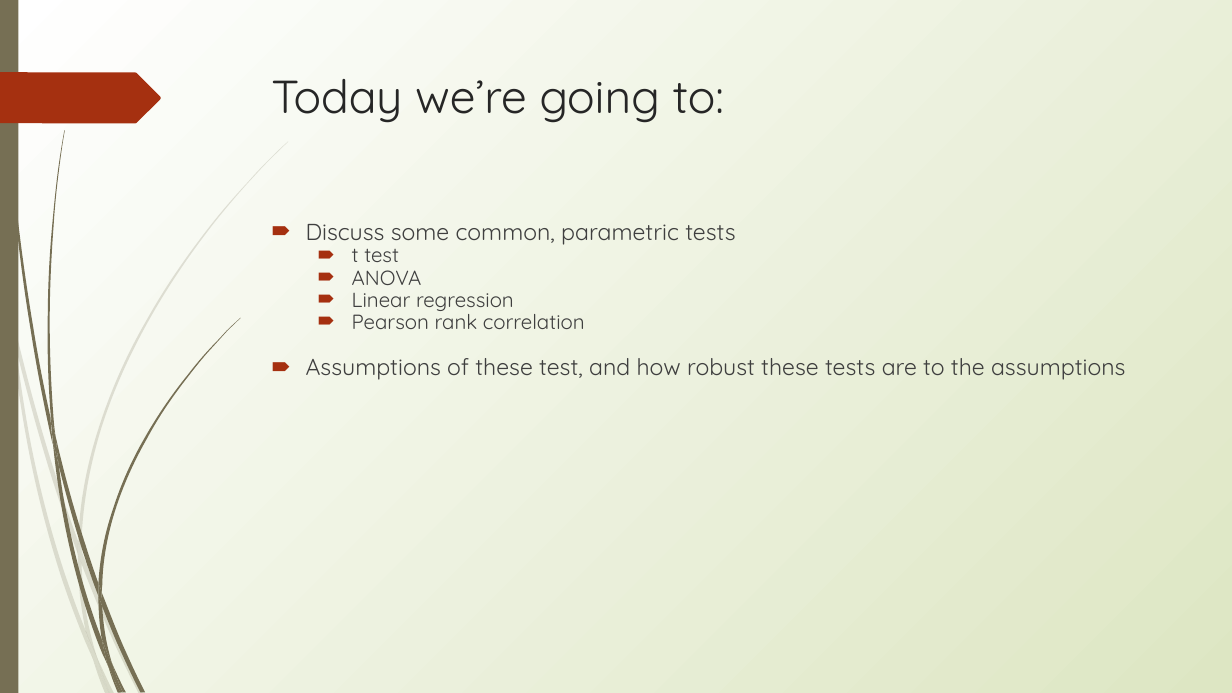
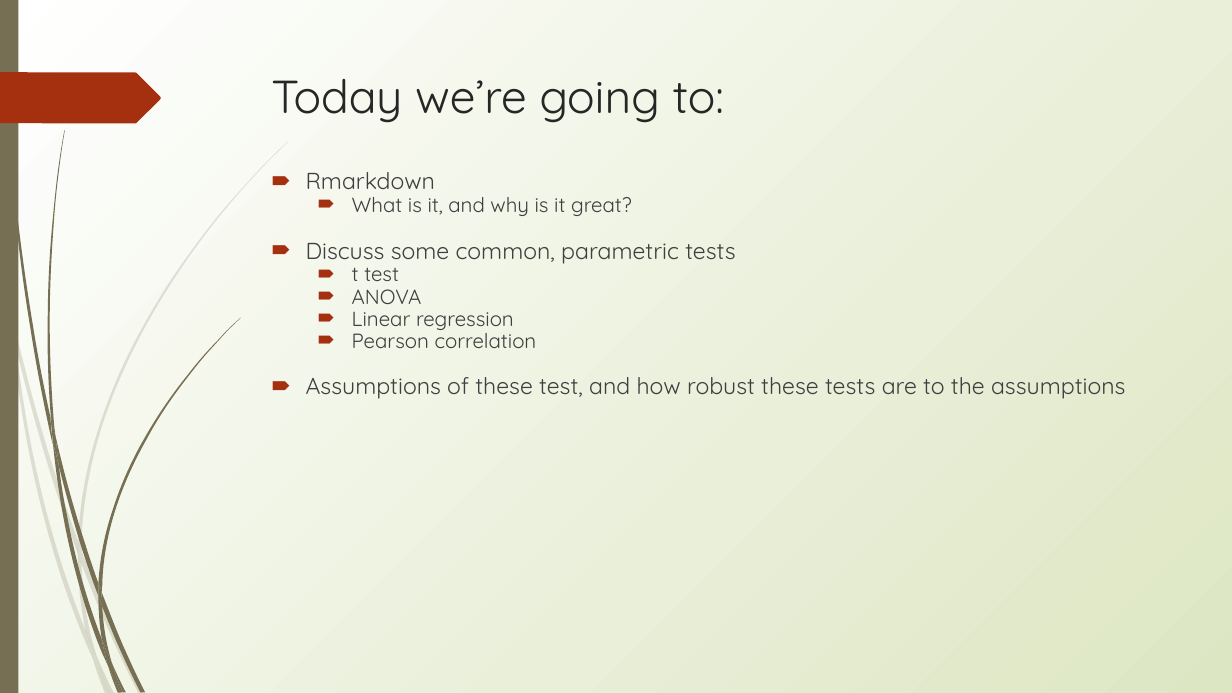
Before and after one commit to erynmcfarlane/GraduateStatsClass, a slide deck: slide 5 of Lecture3.pptx (slide 3 before the commit). Drawn at 1232x693 pixels with LibreOffice and Linux fonts; fonts in the diff are those of the drawing. Boxes give left, top, right and bottom in pixels: in the first picture for what was removed or moved away, otherwise in the second. Text is boxed around its words. In the diff, an @@ line names an element or a change of style, - is before the commit and + after.

```diff
--- a/Lecture3.pptx
+++ b/Lecture3.pptx
@@ text "Rmarkdown": place and size @@
-text "Rmarkdown" at bbox=[306, 224, 1125, 380]
+text "Rmarkdown" at bbox=[306, 172, 1125, 399]
@@ text at bbox=[306, 172, 632, 216]: paragraphs added @@
+🠶 Rmarkdown
+  🠶 What is it, and why is it great?
@@ text at bbox=[352, 327, 537, 348]: text changed @@
-  🠶 Pearson rank correlation
+  🠶 Pearson correlation
```
Also in this commit, not shown: 5 other slides changed, 4 slides added, 2 other files.
